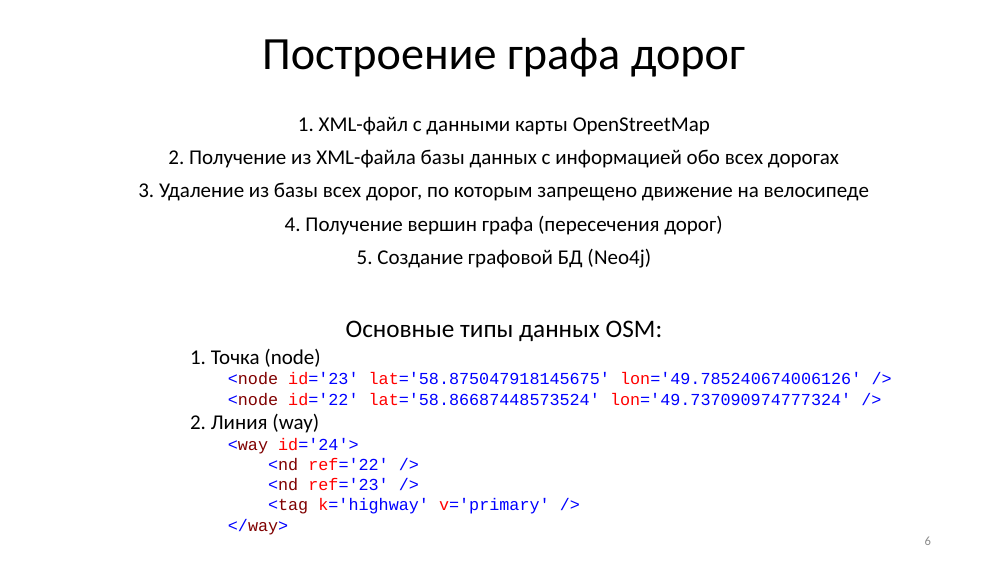
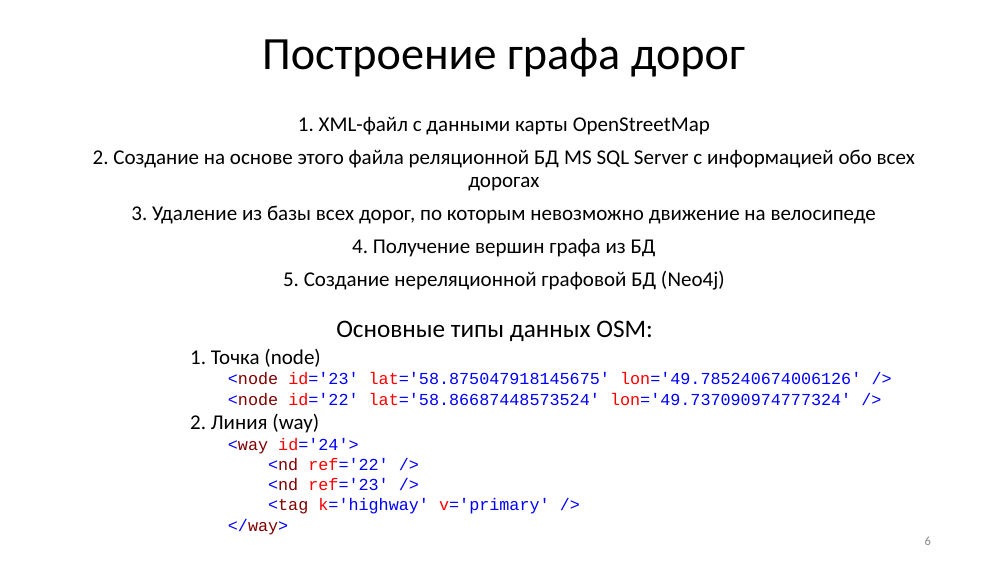
Before and after one commit to GorshkovNikita/Diploma, a slide deck: slide 6 of Documentation/Метод построения велосипедных маршрутов.pptx. Drawn at 1008x567 pixels with LibreOffice and Linux fonts; fonts in the diff are those of the drawing. Boxes give left, top, right and bottom in pixels: in the first picture for what was removed or moved away, otherwise in the second. Text is boxed around its words. In the diff, an @@ line names an element or a change of style, - is before the commit and + after.

```diff
--- a/Documentation/Метод построения велосипедных маршрутов.pptx
+++ b/Documentation/Метод построения велосипедных маршрутов.pptx
@@ text at box(93, 149, 915, 290): text changed @@
-2. Получение из XML-файла базы данных с информацией обо всех дорогах
-3. Удаление из базы всех дорог, по которым запрещено движение на велосипеде
-4. Получение вершин графа (пересечения дорог)
-5. Создание графовой БД (Neo4j)
+2. Создание на основе этого файла реляционной БД MS SQL Server с информацией обо всех дорогах
+3. Удаление из базы всех дорог, по которым невозможно движение на велосипеде
+4. Получение вершин графа из БД
+5. Создание нереляционной графовой БД (Neo4j)
```
Also in this commit, not shown: 6 other slides changed, 6 other files.
